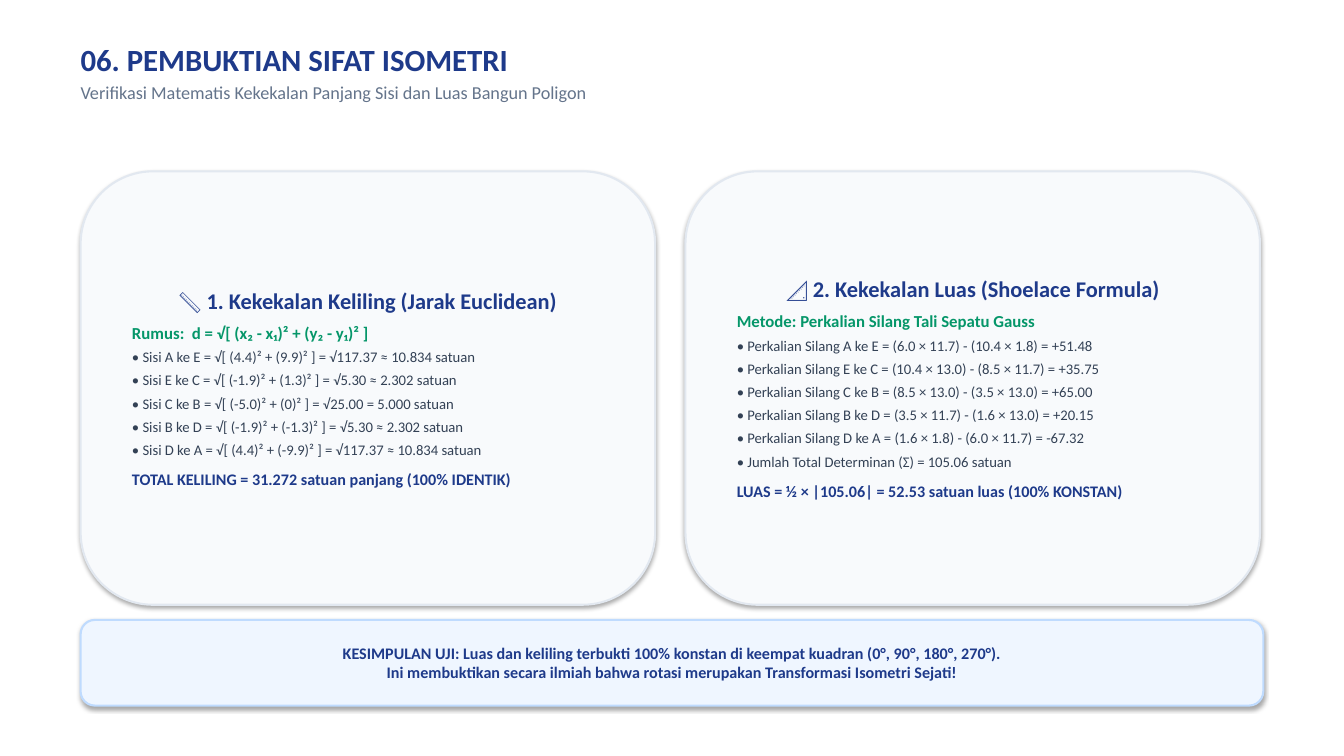
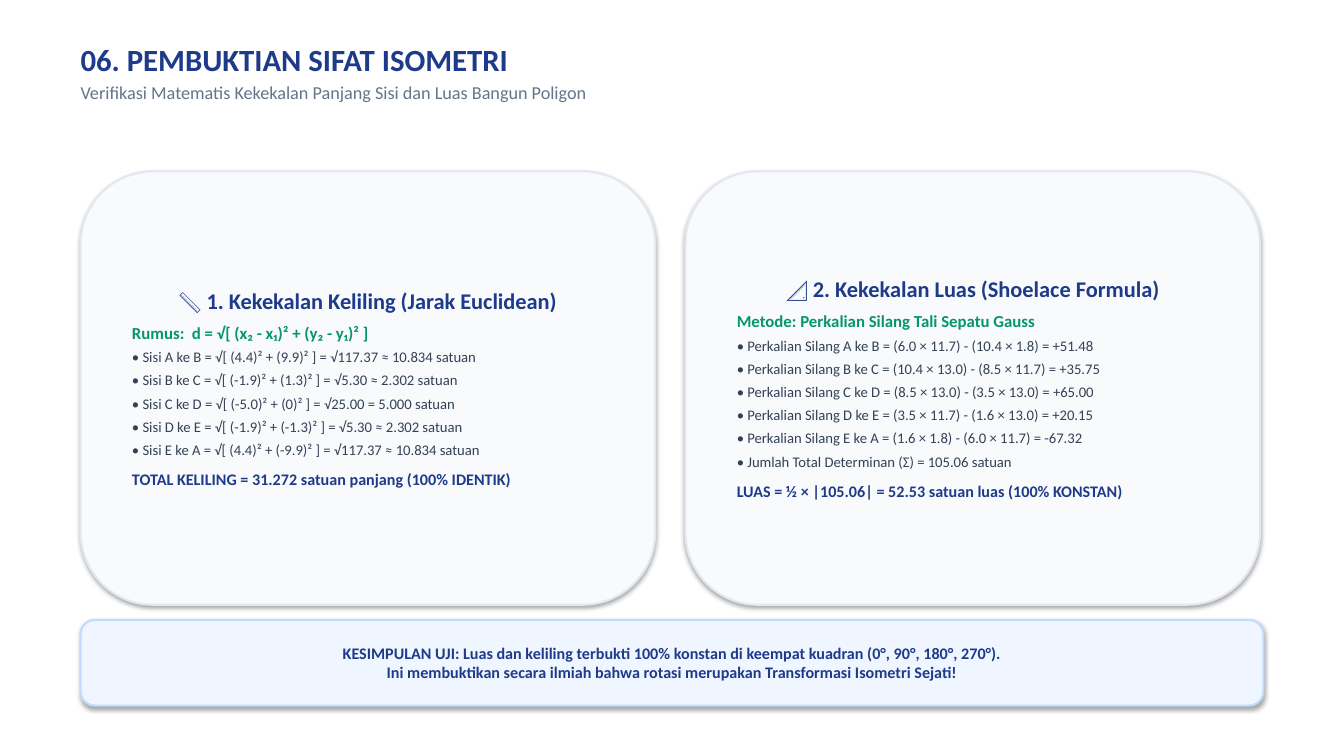
Before and after one commit to SabilMurti/tugas-pages, a slide deck: slide 7 of matematika-transformasi-geometri-kelompok4/SLIDE_PRESENTASI_KELOMPOK_4.pptx. Drawn at 1344x756 pixels with LibreOffice and Linux fonts; fonts in the diff are those of the drawing. Boxes give left, top, right and bottom in pixels: in the first picture for what was removed or moved away, otherwise in the second. Text is boxed around its words. In the diff, an @@ line names an element or a change of style, - is before the commit and + after.

```diff
--- a/matematika-transformasi-geometri-kelompok4/SLIDE_PRESENTASI_KELOMPOK_4.pptx
+++ b/matematika-transformasi-geometri-kelompok4/SLIDE_PRESENTASI_KELOMPOK_4.pptx
@@ text in rounded rectangle at (143,350,480,457): text changed @@
-• Sisi A ke E = √[ (4.4)² + (9.9)² ] = √117.37 ≈ 10.834 satuan
-• Sisi E ke C = √[ (-1.9)² + (1.3)² ] = √5.30 ≈ 2.302 satuan
-• Sisi C ke B = √[ (-5.0)² + (0)² ] = √25.00 = 5.000 satuan
-• Sisi B ke D = √[ (-1.9)² + (-1.3)² ] = √5.30 ≈ 2.302 satuan
-• Sisi D ke A = √[ (4.4)² + (-9.9)² ] = √117.37 ≈ 10.834 satuan
+• Sisi A ke B = √[ (4.4)² + (9.9)² ] = √117.37 ≈ 10.834 satuan
+• Sisi B ke C = √[ (-1.9)² + (1.3)² ] = √5.30 ≈ 2.302 satuan
+• Sisi C ke D = √[ (-5.0)² + (0)² ] = √25.00 = 5.000 satuan
+• Sisi D ke E = √[ (-1.9)² + (-1.3)² ] = √5.30 ≈ 2.302 satuan
+• Sisi E ke A = √[ (4.4)² + (-9.9)² ] = √117.37 ≈ 10.834 satuan
@@ text in rounded rectangle at (747,340,1100,446): text changed @@
-• Perkalian Silang A ke E = (6.0 × 11.7) - (10.4 × 1.8) = +51.48
-• Perkalian Silang E ke C = (10.4 × 13.0) - (8.5 × 11.7) = +35.75
-• Perkalian Silang C ke B = (8.5 × 13.0) - (3.5 × 13.0) = +65.00
-• Perkalian Silang B ke D = (3.5 × 11.7) - (1.6 × 13.0) = +20.15
-• Perkalian Silang D ke A = (1.6 × 1.8) - (6.0 × 11.7) = -67.32
+• Perkalian Silang A ke B = (6.0 × 11.7) - (10.4 × 1.8) = +51.48
+• Perkalian Silang B ke C = (10.4 × 13.0) - (8.5 × 11.7) = +35.75
+• Perkalian Silang C ke D = (8.5 × 13.0) - (3.5 × 13.0) = +65.00
+• Perkalian Silang D ke E = (3.5 × 11.7) - (1.6 × 13.0) = +20.15
+• Perkalian Silang E ke A = (1.6 × 1.8) - (6.0 × 11.7) = -67.32
```
Also in this commit, not shown: 2 other slides changed, 4 other files.
